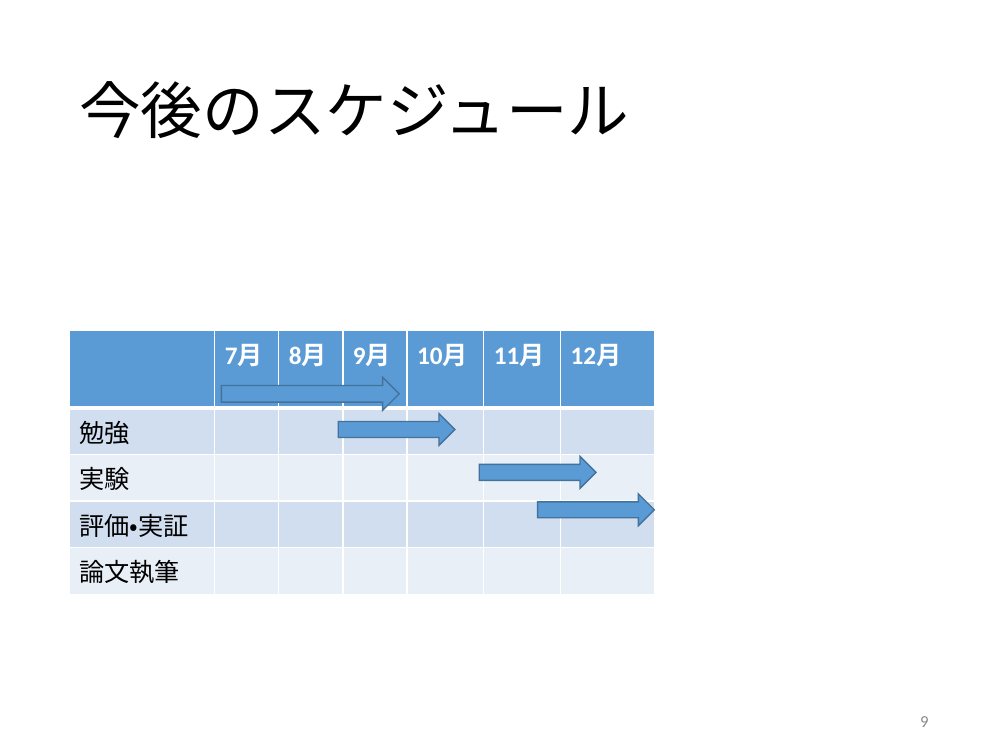
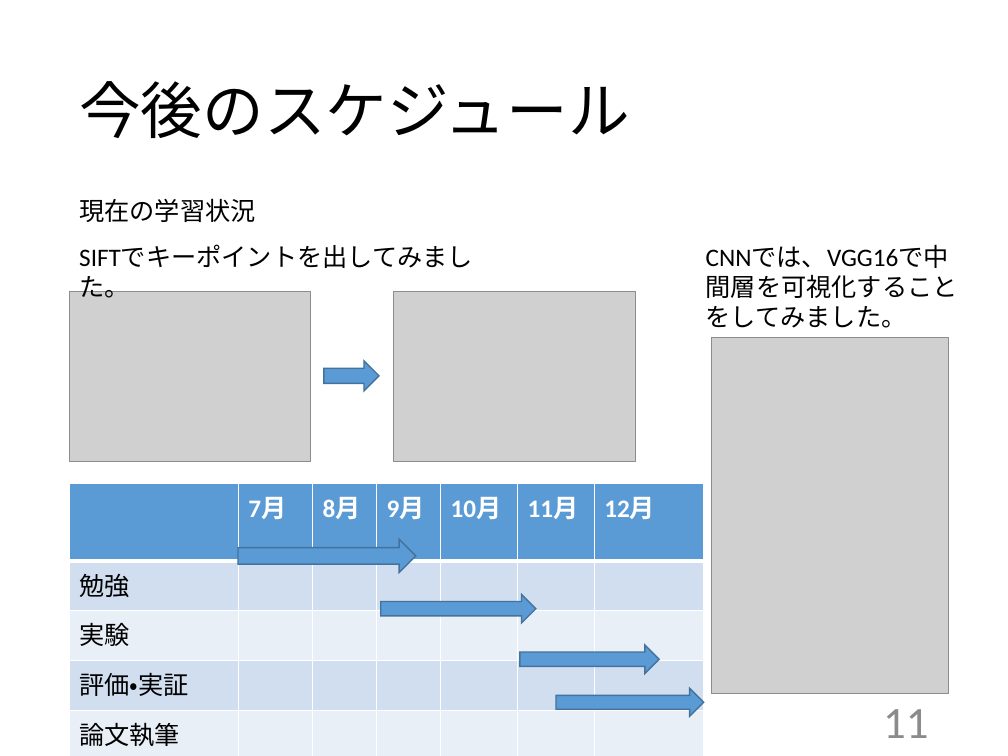
Before and after one commit to kait-takanolab/1821005-yoshioka-thesis, a slide deck: slide 11 of 1821005_中間発表.pptx (slide 9 before the commit). Drawn at 1008x756 pixels with LibreOffice and Linux fonts; fonts in the diff are those of the drawing; grey boxes stand for pictures. Boxes give left, top, right and bottom in pixels: in the first picture for what was removed or moved away, otherwise in the second. Text is boxed around its words. In the diff, an @@ line names an element or a change of style, - is before the commit and + after.

```diff
--- a/1821005_中間発表.pptx
+++ b/1821005_中間発表.pptx
@@ text added at <box>79,198,255,222</box>, 18 pt, text #000000 @@
+現在の学習状況
@@ text added at <box>706,245,949,328</box>, 18 pt, text #000000 @@
+CNNでは、VGG16で中間層を可視化することをしてみました。
@@ picture added at <box>70,291,311,461</box> @@
@@ text added at <box>79,276,129,302</box>, 18 pt, text #000000 @@
+SIFTでキーポイントを出してみました。
@@ picture added at <box>394,291,636,461</box> @@
@@ picture added at <box>711,338,948,694</box> @@
@@ right arrow added at <box>324,361,379,391</box>, fill #5B9BD5, outline #43739E 1 pt @@
@@ table: place and size @@
-table at <box>70,331,655,587</box>
+table at <box>70,484,705,750</box>
@@ right arrow: place and size @@
-right arrow at <box>222,377,399,410</box>
+right arrow at <box>238,539,415,573</box>
@@ right arrow: place and size @@
-right arrow at <box>339,413,456,446</box>
+right arrow at <box>381,595,536,623</box>
@@ right arrow: place and size @@
-right arrow at <box>479,457,596,489</box>
+right arrow at <box>520,645,659,673</box>
@@ right arrow: place and size @@
-right arrow at <box>537,494,654,526</box>
+right arrow at <box>556,688,704,717</box>
@@ page number at <box>883,709,928,738</box>: text changed; size 12 to 32 pt @@
-9
+11
```
Also in this commit, not shown: 8 other slides changed, 2 slides added.
